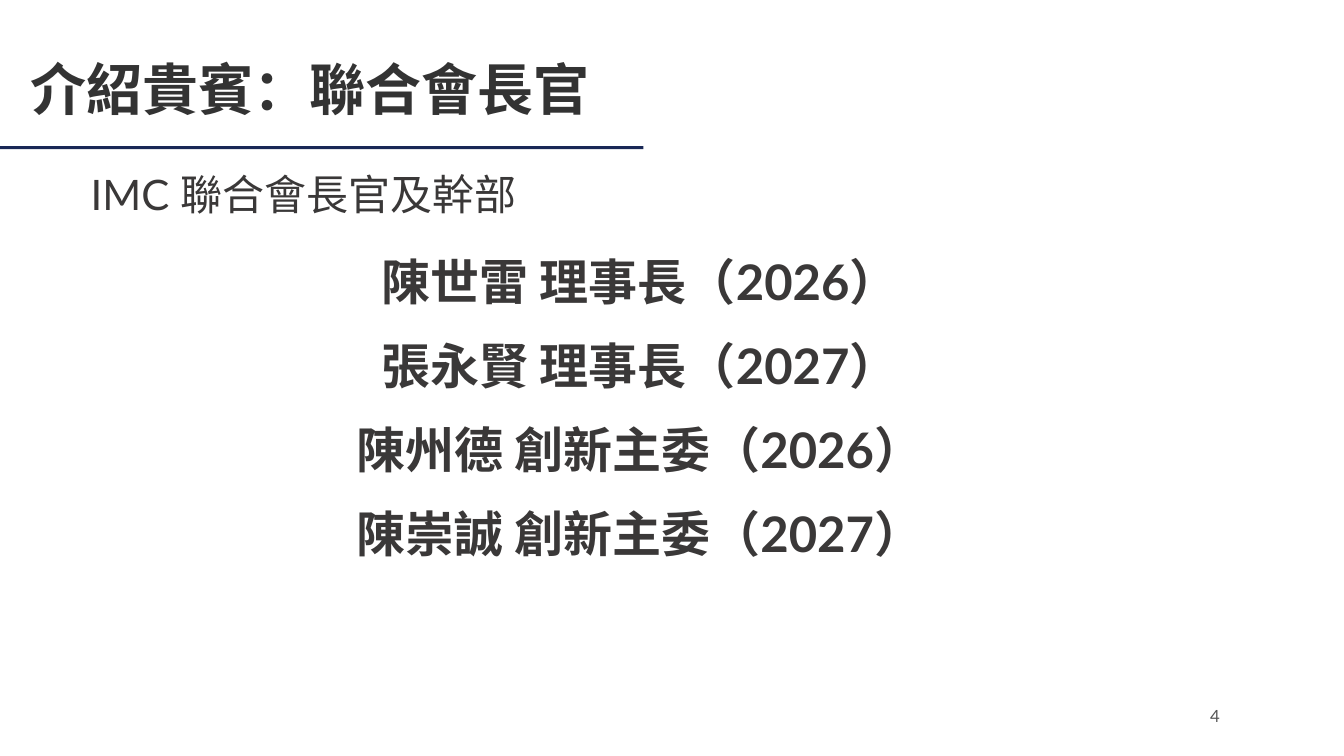
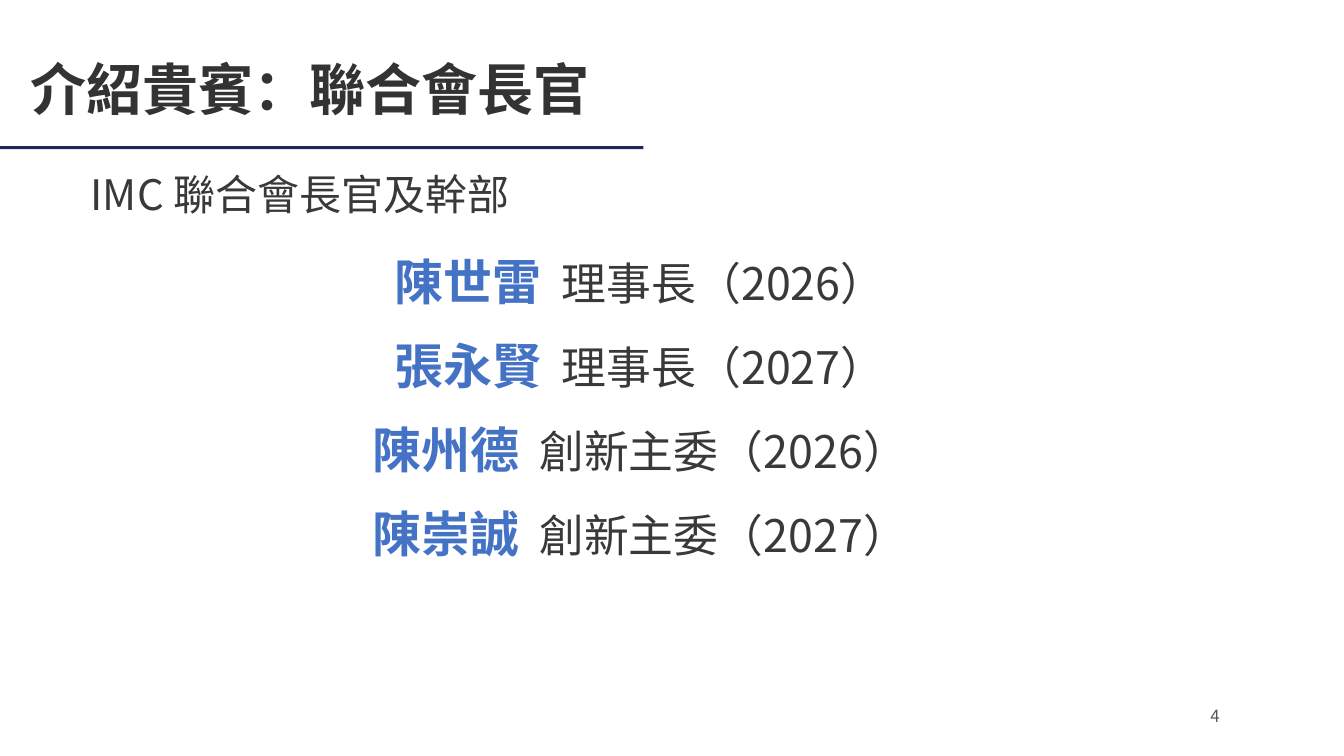
Before and after one commit to Ericliang680928/IAA, a slide deck: slide 4 of 20261204/agm/IAA會員大會簡報_20261204.pptx. Drawn at 1344x756 pixels with LibreOffice and Linux fonts; fonts in the diff are those of the drawing; background and template pictures are left out. Boxes give left, top, right and bottom in pixels: in the first picture for what was removed or moved away, otherwise in the second. Text is boxed around its words. In the diff, an @@ line names an element or a change of style, - is before the commit and + after.

```diff
--- a/20261204/agm/IAA會員大會簡報_20261204.pptx
+++ b/20261204/agm/IAA會員大會簡報_20261204.pptx
@@ text "IMC 聯合會長官及幹部" at (91,174,509,214): font Lato to Noto Sans CJK SC @@
@@ text "陳世雷 理事長（2026）" at (395,258,886,305): size 35 to 32 pt, bold off in "理事長（2026）"; font Lato to Noto Sans CJK SC; text colour #3A3838 to #4472C4 in "陳世雷" @@
@@ text "張永賢 理事長（2027）" at (395,342,886,389): size 35 to 32 pt, bold off in "理事長（2027）"; font Lato to Noto Sans CJK SC; text colour #3A3838 to #4472C4 in "張永賢" @@
@@ text "陳州德 創新主委（2026）" at (372,426,908,473): size 35 to 32 pt, bold off in "創新主委（2026）"; font Lato to Noto Sans CJK SC; text colour #3A3838 to #4472C4 in "陳州德" @@
@@ text "陳崇誠 創新主委（2027）" at (372,510,908,557): size 35 to 32 pt, bold off in "創新主委（2027）"; font Lato to Noto Sans CJK SC; text colour #3A3838 to #4472C4 in "陳崇誠" @@
@@ page number at (1210,709,1219,722): font Lato to Noto Sans CJK SC @@
```
Also in this commit, not shown: 36 other slides changed, 3 other files.
